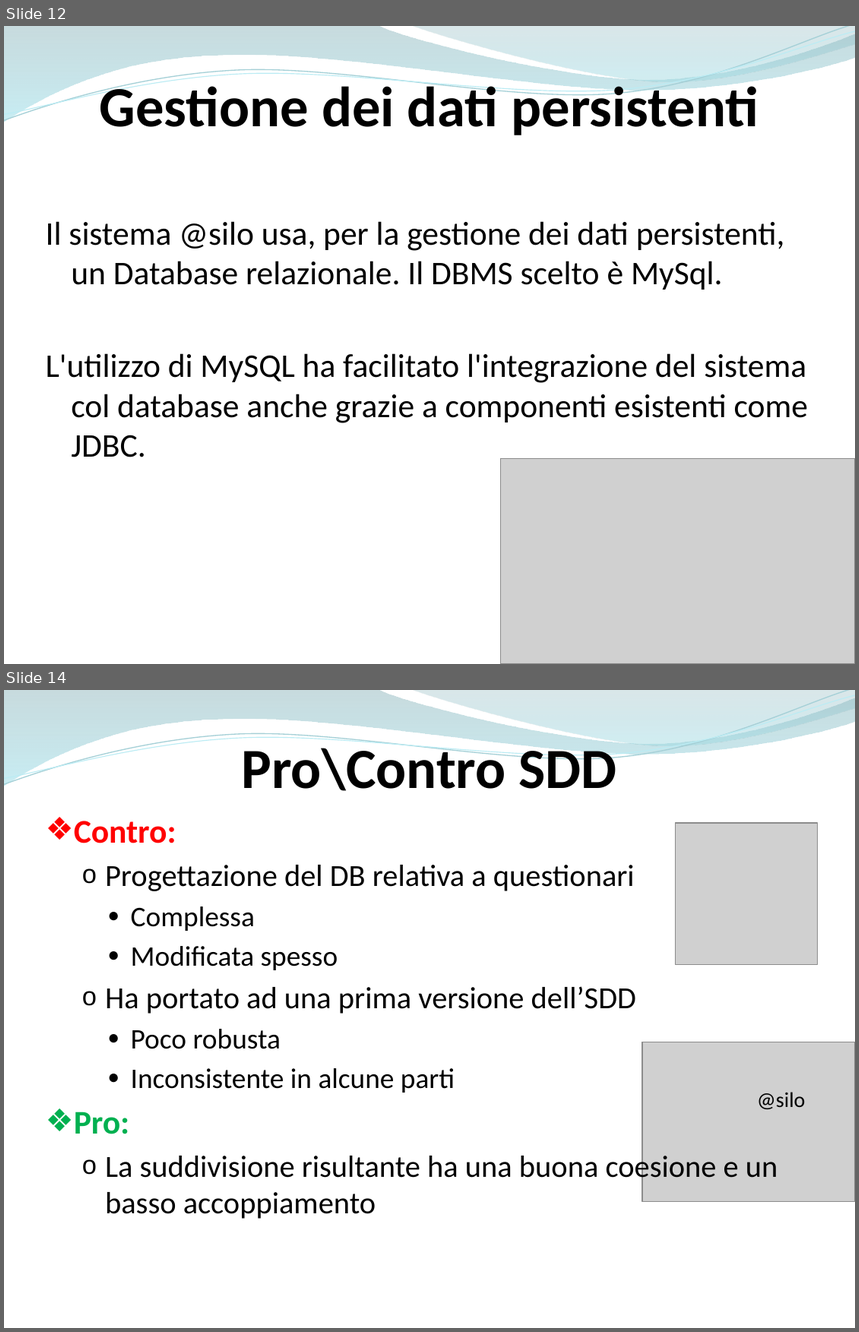
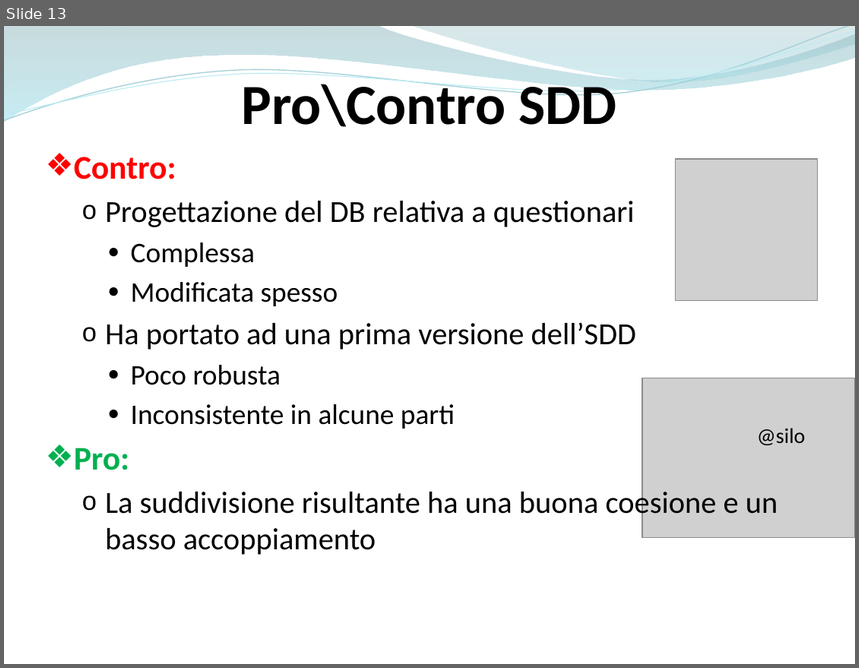
Before and after one commit to ammirate/at-silo, a slide deck: Presentazione/Atsilo3/Atsilo_H_PresentazioneFinale.pptx. Shown one above the other, each under a label of ours: slides 12 and 14 before the commit, slide 13 after it; the slides between them are not shown. The pictures are 859x1332 and 859x668 pixels, drawn with LibreOffice and Linux fonts; fonts in the diff are those of the drawing; grey boxes stand for pictures. Boxes give left, top, right and bottom in pixels: in the first picture for what was removed or moved away, otherwise in the second. Text is boxed around its words. In the diff, an @@ line names an element or a change of style, - is before the commit and + after.

```diff
--- a/Presentazione/Atsilo3/Atsilo_H_PresentazioneFinale.pptx
+++ b/Presentazione/Atsilo3/Atsilo_H_PresentazioneFinale.pptx
@@ slide 12 removed at (4, 26, 855, 664), background #FFFFFF; not listed: 4 template elements that a slide beside it also shows @@
@@ text removed at (100, 80, 759, 135) @@
-Gestione dei dati persistenti
@@ text removed at (46, 221, 808, 458) @@
-Il sistema @silo usa, per la gestione dei dati persistenti, un Database relazionale. Il DBMS scelto è MySql.
-L'utilizzo di MySQL ha facilitato l'integrazione del sistema col database anche grazie a componenti esistenti come JDBC.
@@ picture removed at (500, 458, 855, 664) @@
@@ what was slide 14 is now slide 13 @@
```
Also in this commit, not shown: 3 slides changed, 1 slide added, 2 other slides removed, 1 other file.
